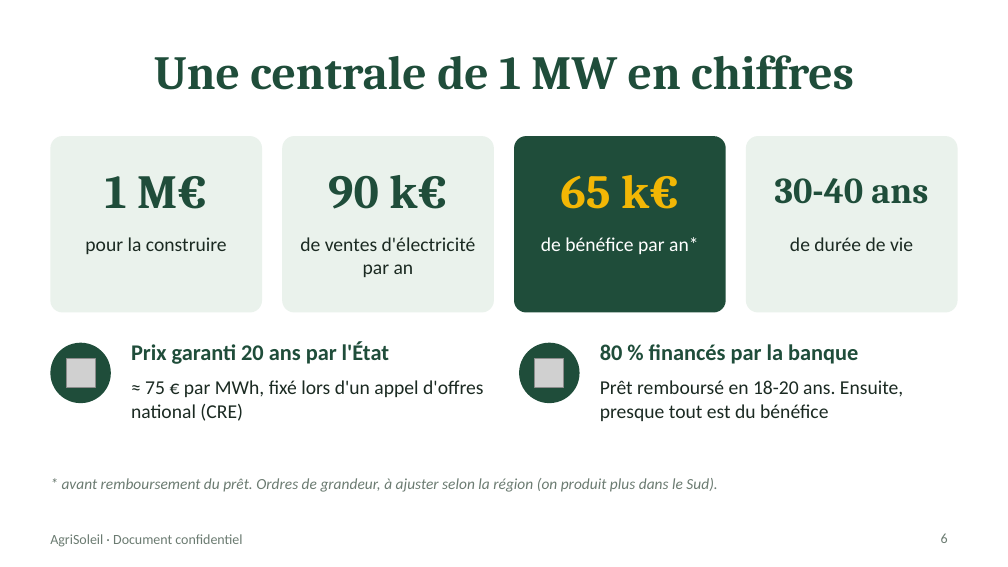
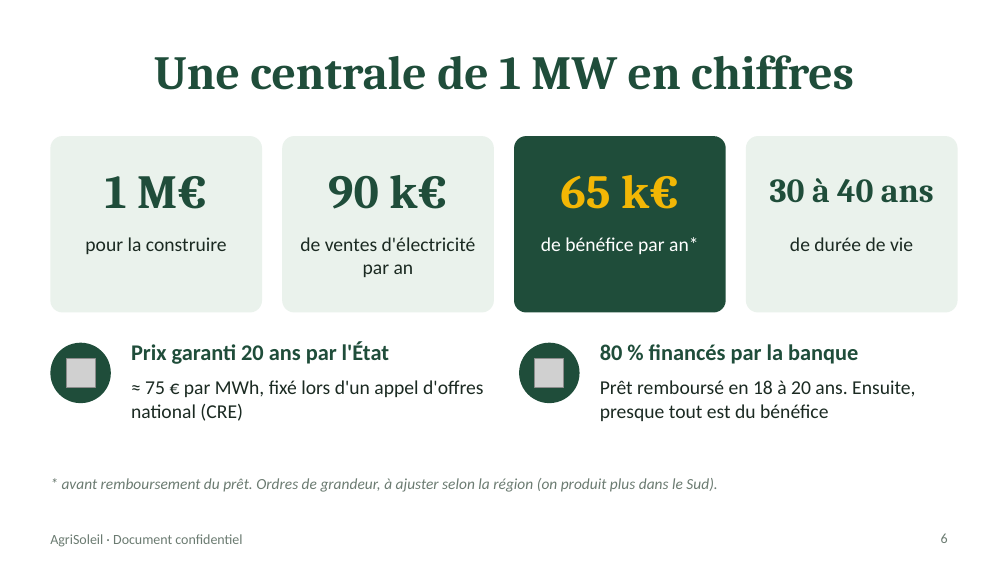
Before and after one commit to matth-fra/my-profile, a slide deck: slide 6 of Presentation-AgriSoleil.pptx. Drawn at 1008x567 pixels with LibreOffice and Linux fonts; fonts in the diff are those of the drawing; grey boxes stand for pictures. Boxes give left, top, right and bottom in pixels: in the first picture for what was removed or moved away, otherwise in the second. Text is boxed around its words. In the diff, an @@ line names an element or a change of style, - is before the commit and + after.

```diff
--- a/Presentation-AgriSoleil.pptx
+++ b/Presentation-AgriSoleil.pptx
@@ text at (770, 178, 934, 203): text changed; size 26 to 24 pt @@
-30-40 ans
+30 à 40 ans
@@ text at (600, 380, 915, 421): text changed @@
-Prêt remboursé en 18-20 ans. Ensuite, presque tout est du bénéfice
+Prêt remboursé en 18 à 20 ans. Ensuite, presque tout est du bénéfice
```
Also in this commit, not shown: 3 other slides changed.
